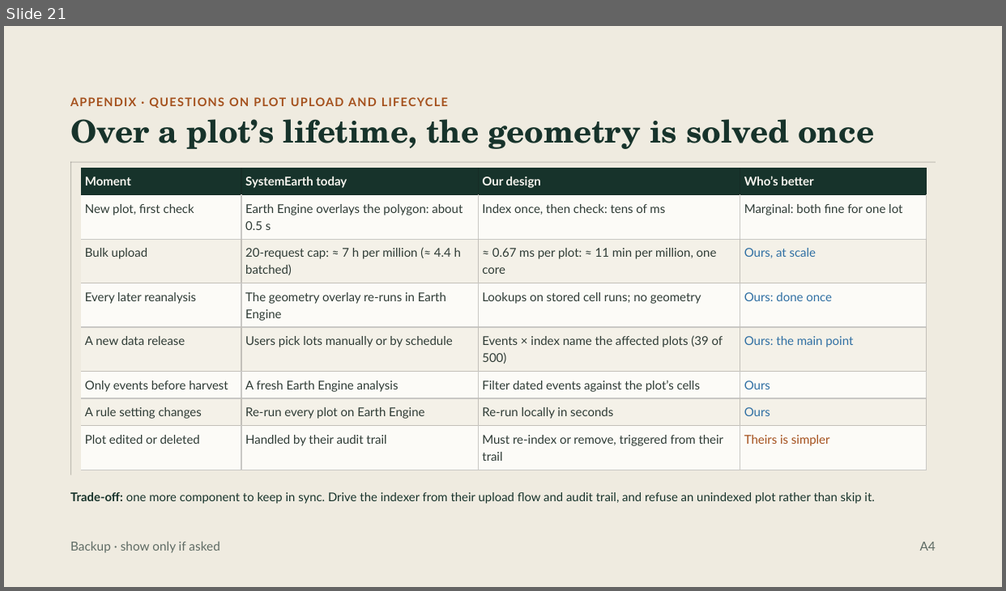
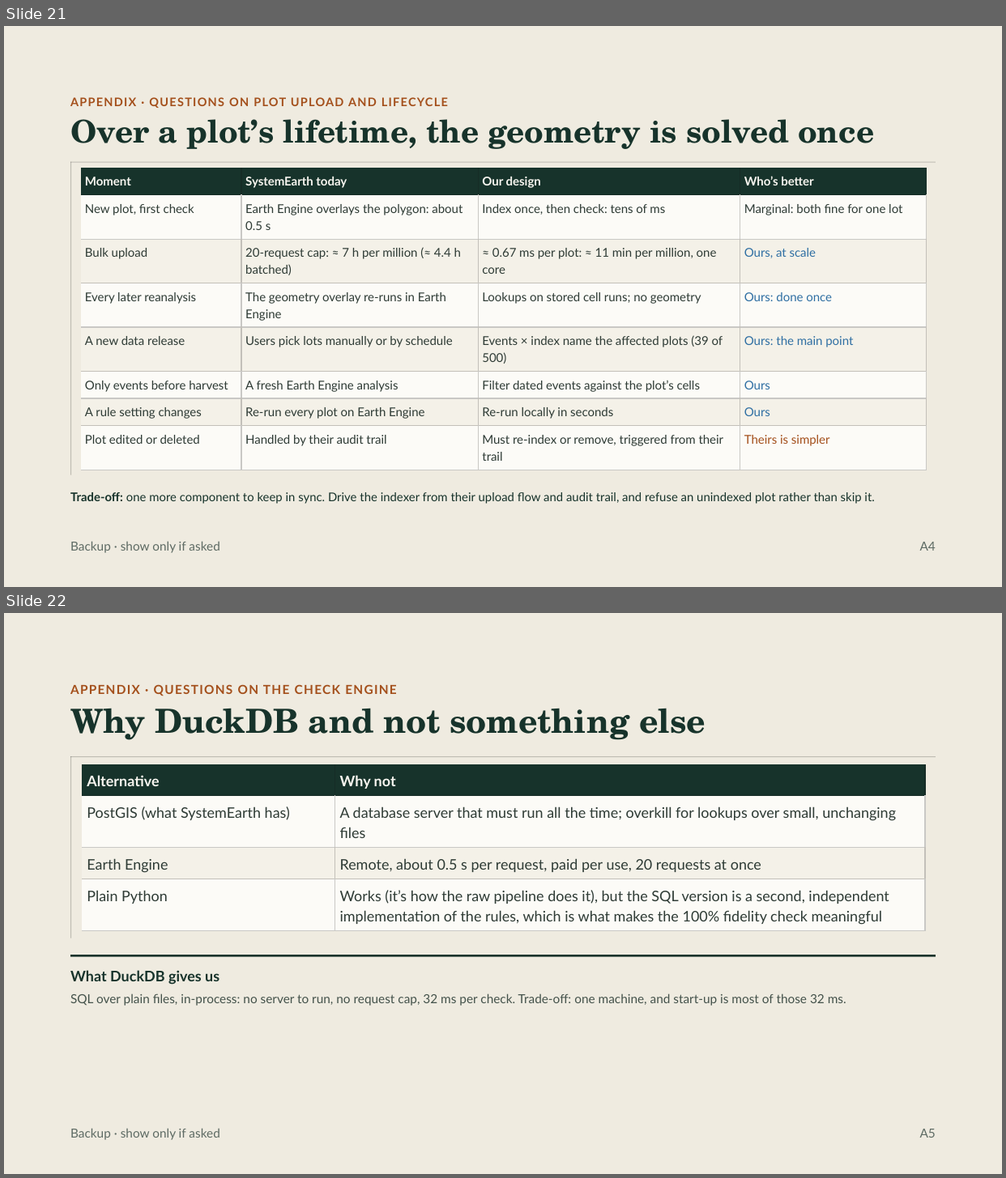
Before and after one commit to xR4F4ELx/SystemEarthProject, a slide deck: docs/SystemEarth Business Case Slides.pptx. Shown one above the other, each under a label of ours: slide 21 before the commit, slides 21 and 22 after it. The pictures are 1006x591 and 1006x1178 pixels, drawn with LibreOffice and Linux fonts; fonts in the diff are those of the drawing. Boxes give left, top, right and bottom in pixels: in the first picture for what was removed or moved away, otherwise in the second. Text is boxed around its words. In the diff, an @@ line names an element or a change of style, - is before the commit and + after.

```diff
--- a/docs/SystemEarth Business Case Slides.pptx
+++ b/docs/SystemEarth Business Case Slides.pptx
@@ slide 22 added at (4,613,1002,1174), background #EFEBE0 @@
@@ text added at (70,684,396,696), 12 pt, text #A4501C, bold @@
+APPENDIX · QUESTIONS ON THE CHECK ENGINE
@@ title added at (70,708,705,740), 32 pt, text #17332B, bold @@
+Why DuckDB and not something else
@@ line added from (70, 756) to (936, 756), #141413 0.83 pt @@
@@ line added from (70, 756) to (70, 939), #141413 0.83 pt @@
@@ table added at (82,765,926,931), 4 rows, 2 columns @@
+Alternative | Why not
+PostGIS (what SystemEarth has) | A database server that must run all the time; overkill for lookups over small, unchanging files
+Earth Engine | Remote, about 0.5 s per request, paid per use, 20 requests at once
+Plain Python | Works (it’s how the raw pipeline does it), but the SQL version is a second, independent implementation of the rules, which is what makes the 100% fidelity check meaningful
@@ line added from (70, 956) to (936, 956), #17332B 2 pt @@
@@ text added at (70,970,219,985), 14 pt, text #17332B, bold @@
+What DuckDB gives us
@@ text added at (70,994,846,1006), 12 pt, text #44524B @@
+SQL over plain files, in-process: no server to run, no request cap, 32 ms per check. Trade-off: one machine, and start-up is most of those 32 ms.
@@ text added at (70,1128,219,1140), 12 pt, text #5E6B64 @@
+Backup · show only if asked
@@ text added at (920,1129,936,1138), 12 pt, text #5E6B64 @@
+A5
```
Also in this commit, not shown: 1 slide changed, 1 other slide added, 1 other file.
